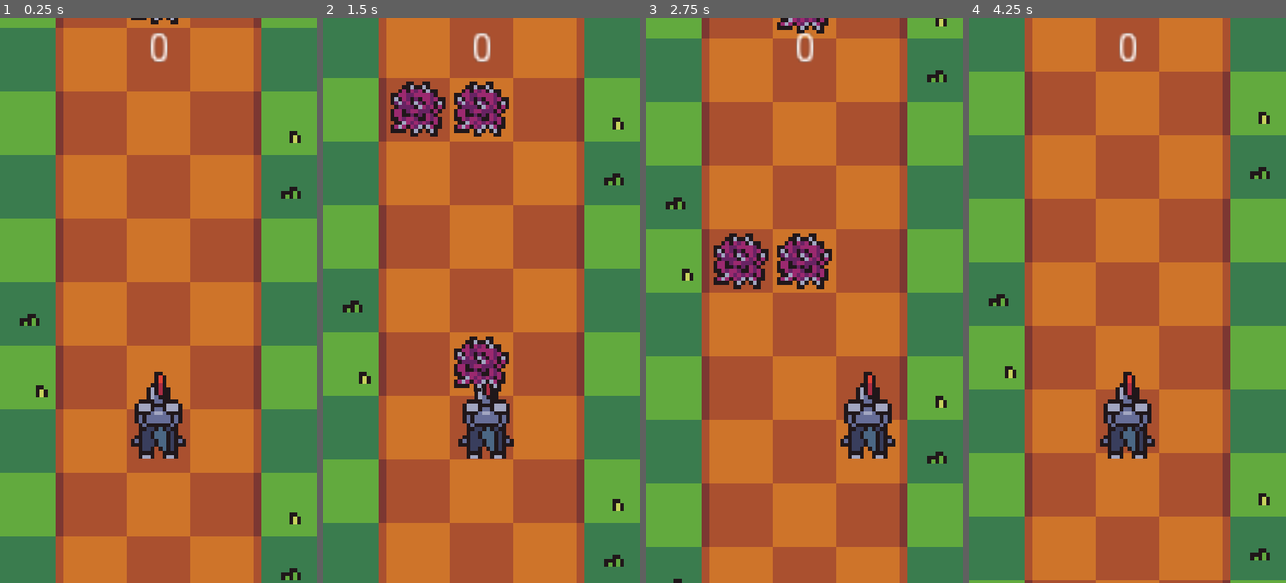
Above: before the commit, frames 1-4 (left to right).
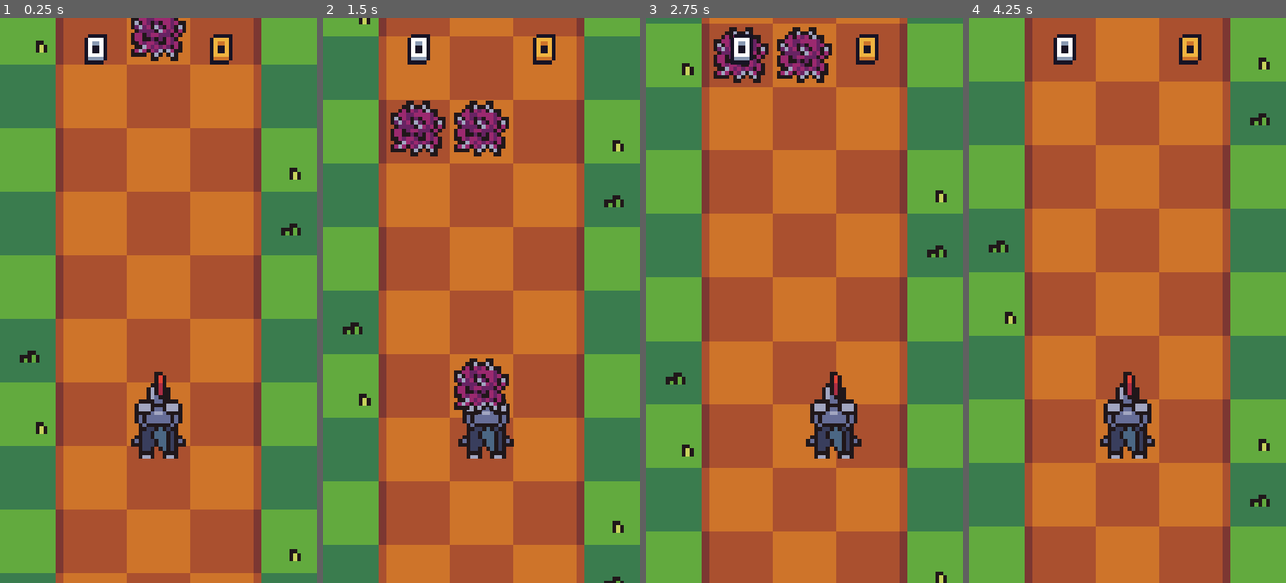
Above: after the commit, the same moments.

Repository: ionutrogojan/knight_run
Game: Godot game, scene res://scenes/main.tscn
Same seed, same stepped clock (60 frames per second), same inputs: the game is played once before the commit and once after it.
Inputs:
- Up to frame 1 (0.25 s): no input
- Up to frame 2 (1.5 s): hold Right (ui_right) 0.53-1.28 s; tap Space (ui_select) at 0.6, 0.77, 1.07, 1.35 s; hold Left (ui_left) from 1.28 s (still down)
- Up to frame 3 (2.75 s): tap Space (ui_select) at 1.52, 1.82, 2.1 s; release Left (ui_left) at 2.03 s; hold Right (ui_right) from 2.03 s (still down)
- Up to frame 4 (4.25 s): tap Space (ui_select) at 2.85, 3.02, 3.32, 3.6, 3.77, 4.07 s; release Right (ui_right) at 3.53 s; hold Left (ui_left) from 3.53 s (still down)

The runs differ from the first frame. In frame 1, 58% of the frame differs, in the area x 0-100%, y 0-100%; in frame 2, 38%; in frame 3, 77%; in frame 4, 84%.

Commit message:
small update

Diff:
--- a/scenes/main.tscn
+++ b/scenes/main.tscn
@@ -1,15 +1,20 @@
-[gd_scene load_steps=7 format=2]
+[gd_scene load_steps=10 format=2]
 
 [ext_resource path="res://sprites/Knight_Run_Sprite_Sheet.png" type="Texture" id=1]
 [ext_resource path="res://scripts/terrain.gd" type="Script" id=2]
 [ext_resource path="res://scripts/player.gd" type="Script" id=3]
 [ext_resource path="res://scripts/obstacle_spawner.gd" type="Script" id=4]
 [ext_resource path="res://scripts/GameManager.tres" type="Resource" id=5]
+[ext_resource path="res://fonts/Score.fnt" type="BitmapFont" id=6]
+[ext_resource path="res://scripts/main.gd" type="Script" id=7]
+[ext_resource path="res://fonts/BestScore.fnt" type="BitmapFont" id=8]
 
 [sub_resource type="CircleShape2D" id=1]
 radius = 80.0
 
 [node name="main_scene" type="Node"]
+script = ExtResource( 7 )
+res = ExtResource( 5 )
 
 [node name="Camera2D" type="Camera2D" parent="."]
 offset = Vector2( 0, 960 )
@@ -50,7 +55,8 @@
 position = Vector2( 0, 1290 )
 script = ExtResource( 3 )
 res = ExtResource( 5 )
-labelReference = NodePath("../Score")
+score_ref_round = NodePath("../Score")
+score_ref_best = NodePath("../Best")
 
 [node name="Sprite" type="Sprite" parent="player"]
 position = Vector2( 0, 6 )
@@ -71,13 +77,29 @@
 script = ExtResource( 4 )
 
 [node name="Score" type="Label" parent="."]
-margin_left = -48.0
-margin_top = 40.0
-margin_right = -38.0
-margin_bottom = 54.0
+margin_left = -243.0
+margin_top = 54.0
+margin_right = -215.0
+margin_bottom = 70.0
 rect_min_size = Vector2( 10, 14 )
-rect_scale = Vector2( 10, 10 )
+rect_scale = Vector2( 6.5, 6.5 )
+rect_pivot_offset = Vector2( 10, 0 )
 size_flags_horizontal = 3
-text = "0"
+custom_fonts/font = ExtResource( 6 )
+text = "00"
 align = 1
 uppercase = true
+
+[node name="Best" type="Label" parent="."]
+margin_left = 184.0
+margin_top = 54.0
+margin_right = 212.0
+margin_bottom = 70.0
+rect_min_size = Vector2( 10, 14 )
+rect_scale = Vector2( 6.5, 6.5 )
+rect_pivot_offset = Vector2( 10, 0 )
+size_flags_horizontal = 3
+custom_fonts/font = ExtResource( 8 )
+text = "00"
+align = 1
+uppercase = true
--- a/scripts/GameManager.tres
+++ b/scripts/GameManager.tres
@@ -4,7 +4,8 @@
 
 [resource]
 script = ExtResource( 1 )
-GAME_SPEED = 1000
+GAME_SPEED = 1500
 ROUND_SCORE = 0
 BEST_SCORE = 0
 obstacle_space = 540
+WAIT_FOR = 1
--- a/scripts/game_manager.gd
+++ b/scripts/game_manager.gd
@@ -5,5 +5,7 @@
 export(int) var ROUND_SCORE = 0
 export(int) var BEST_SCORE = 0
 
-enum OBST_SPACE { SQAURE_1 = 108, SQUARE_2 = 324, SQUARE_3 = 540 }
-export(OBST_SPACE) var obstacle_space = OBST_SPACE.SQAURE_1
+enum OBST_SPACE { SQAURE_1 = 110, SQUARE_2 = 324, SQUARE_3 = 540 }
+export(OBST_SPACE) var obstacle_space = OBST_SPACE.SQUARE_3
+
+export(int) var WAIT_FOR = 1
--- /dev/null
+++ b/scripts/main.gd
@@ -0,0 +1,18 @@
+extends Node
+
+export(Resource) var res
+
+var state: bool = true
+var defaultSpeed: int = 0
+
+func _ready():
+	state = true
+	defaultSpeed = res.GAME_SPEED
+
+func _process(_delta):
+	if Input.is_action_just_pressed("ui_select"):
+		state = not state
+	if state == false:
+		res.GAME_SPEED = 0
+	else:
+		res.GAME_SPEED = defaultSpeed
--- a/scripts/obstacle_behaviour.gd
+++ b/scripts/obstacle_behaviour.gd
@@ -18,10 +18,16 @@
 	pass
 
 func _process(delta):
-	self.position.y += res.GAME_SPEED * delta
+#	print_debug(self.)
+	var speed: int
+	if res.GAME_SPEED > 0:
+		speed = res.GAME_SPEED + (res.ROUND_SCORE * 2)
+	else:
+		speed = 0
+	self.position.y += round(speed * delta)
 	if self.position.y <= res.obstacle_space : return
 	spawnNext()
 	if self.position.y <= endPosY : return
-	print_debug("Getting deleted")
+#	print_debug("Getting deleted")
 	self.queue_free()
 #	pass
--- a/scripts/obstacle_spawner.gd
+++ b/scripts/obstacle_spawner.gd
@@ -1,10 +1,6 @@
 extends Node
 
 const spawningPos = Vector2(0, -324)
-
-# 1 square space = Vector2(0, 108)
-# 2 square space = Vector2(0, 324)
-# 3 square space = Vector2(0, 540)
 
 var obstacleReference_0 = preload("res://scenes/obstacle_pattern_0.tscn")
 var obstacleReference_1 = preload("res://scenes/obstacle_pattern_1.tscn")
@@ -15,7 +11,7 @@
 func _ready():
 	spawn("spawning start")
 
-func spawn(message):
+func spawn(_message):
 	#	randomize the seed based on time
 	randomize()
 #	get a random integer to pick a pattern
@@ -27,4 +23,4 @@
 #	add to spawner
 	obstaclePattern.connect("init_spawn", self, "spawn")
 	add_child(obstaclePattern)
-	print_debug(message)
+#	print_debug(message)
--- a/scripts/player.gd
+++ b/scripts/player.gd
@@ -1,23 +1,29 @@
 extends Node2D
 
 export(Resource) var res
-
-export (NodePath) var labelReference
-onready var scoreText = get_node(labelReference)
+export (NodePath) var score_ref_round
+onready var scoreText = get_node(score_ref_round)
+export (NodePath) var score_ref_best
+onready var bestText = get_node(score_ref_best)
 
 var pointLayerValue = 4
 
 var currentPos = 0.5
 enum playerPosX { leftPosX = -216, midPosX = 0, rightPosX = 216}
 
-
 func _ready():
 	# warning-ignore:return_value_discarded
 	$Area2D.connect("area_entered", self, "restart")
+	res.ROUND_SCORE = 0
 	scoreText.text = str(res.ROUND_SCORE)
-#	print_debug(res.obstacle_space)
+	bestText.text = str(res.BEST_SCORE)
 
 func _process(delta):
+	var speed: int
+	if res.GAME_SPEED > 0:
+		speed = res.GAME_SPEED + (res.ROUND_SCORE * 2)
+	else:
+		speed = 0
 	if Input.is_action_just_pressed("ui_left"):
 		match currentPos:
 			-1:
@@ -37,22 +43,22 @@
 	match currentPos:
 		-1:
 			if self.position.x > playerPosX.leftPosX:
-				self.position.x -= res.GAME_SPEED * delta
+				self.position.x -= speed * delta
 			else:
 				self.position.x = playerPosX.leftPosX
 		-0.5:
 			if self.position.x > playerPosX.midPosX:
-				self.position.x -= res.GAME_SPEED * delta
+				self.position.x -= speed * delta
 			else:
 				self.position.x = playerPosX.midPosX
 		0.5:
 			if self.position.x < playerPosX.midPosX:
-				self.position.x += res.GAME_SPEED * delta
+				self.position.x += speed * delta
 			else:
 				self.position.x = playerPosX.midPosX
 		1:
 			if self.position.x < playerPosX.rightPosX:
-				self.position.x += res.GAME_SPEED * delta
+				self.position.x += speed * delta
 			else:
 				self.position.x = playerPosX.rightPosX
 
@@ -61,7 +67,8 @@
 		res.ROUND_SCORE += 1
 		scoreText.text = str(res.ROUND_SCORE)
 	else:
-		print("Restarting! ", contact.get_parent().name)
-		res.ROUND_SCORE = 0
+#		print("Restarting! ", contact.get_parent().name)
+		if res.ROUND_SCORE > res.BEST_SCORE:
+			res.BEST_SCORE = res.ROUND_SCORE
 		# warning-ignore:return_value_discarded
 		get_tree().reload_current_scene()
--- /dev/null
+++ b/scripts/score.gd
@@ -0,0 +1,16 @@
+extends Node
+
+
+# Declare member variables here. Examples:
+# var a = 2
+# var b = "text"
+
+
+# Called when the node enters the scene tree for the first time.
+func _ready():
+	pass # Replace with function body.
+
+
+# Called every frame. 'delta' is the elapsed time since the previous frame.
+#func _process(delta):
+#	pass
--- a/scripts/terrain.gd
+++ b/scripts/terrain.gd
@@ -18,6 +18,11 @@
 func _process(delta):
 	for tile in terrains:
 #		add speed over time to move down
-		tile.position.y += res.GAME_SPEED * delta
+		var speed: int
+		if res.GAME_SPEED > 0:
+			speed = res.GAME_SPEED + (res.ROUND_SCORE * 2)
+		else:
+			speed = 0
+		tile.position.y += round(speed * delta)
 		if tile.position.y <= endPosY : continue
 		tile.position.y -= 3888
Not shown, added: fonts/BestScore.fnt
Binary file added: fonts/BestScore.png
Not shown, added: fonts/BestScore.png.import
Not shown, added: fonts/Score.fnt
Binary file added: fonts/Score.png
Not shown, added: fonts/Score.png.import
